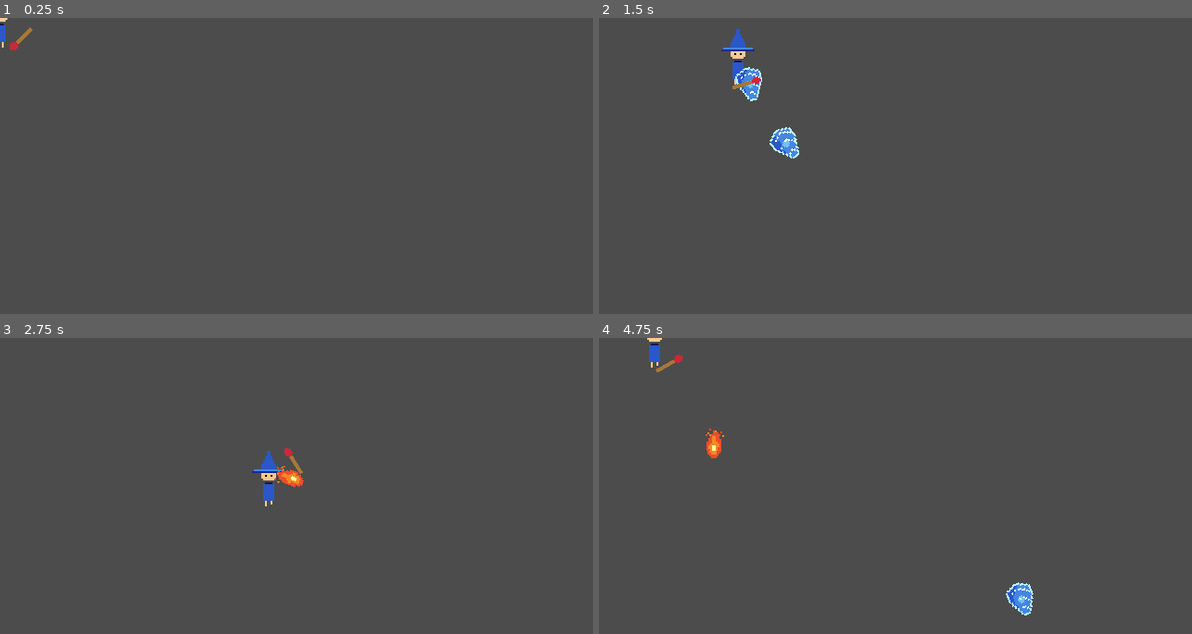
Above: before the commit, frames 1-4 (two rows, left to right).
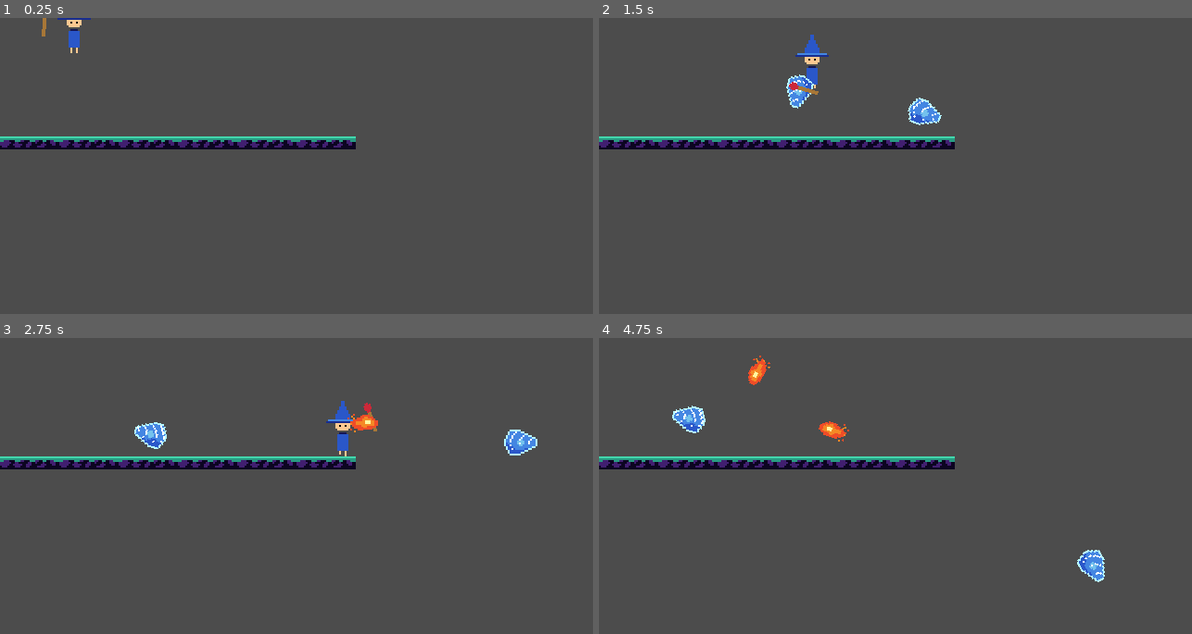
Above: after the commit, the same moments.

Repository: ihascats/godot_learning_organization
Game: Godot game, scene res://scenes/Main.tscn
Two runs of this game, one before a commit and one after it. Both use one fixed random seed, a clock stepped at 60 frames per second and the inputs below.
Inputs (mouse positions are in pixels of both pictures, inside the frame that each line leads up to):
- Up to frame 1 (0.25 s): no input
- Up to frame 2 (1.5 s): move the mouse to (1025, 151) at 0.52 s; hold D (right) 0.53-1.28 s; click (1025, 151) at 0.6 s; move the mouse to (776, 180) at 1.27 s; hold S (down) from 1.28 s (still down); click (776, 180) at 1.35 s
- Up to frame 3 (2.75 s): move the mouse to (355, 420) at 2.02 s; release S (down) at 2.03 s; hold D (right) from 2.03 s (still down); click (355, 420) at 2.1 s
- Up to frame 4 (4.75 s): move the mouse to (865, 545) at 2.77 s; release D (right) at 2.78 s; hold W (up) 2.78-3.53 s; click (865, 545) at 2.85 s; move the mouse to (1073, 530) at 3.52 s; hold A (left) from 3.53 s (still down); click (1073, 530) at 3.6 s; move the mouse to (717, 441) at 4.27 s; click (717, 441) at 4.35 s

The runs differ from the first frame. In frame 1, 3.0% of the frame differs, in the area x 0-60%, y 0-45%; in frame 2, 4.5%, in the area x 0-60%, y 3-48%; in frame 3, 4.4%; in frame 4, 4.5%.

Commit message:
Move player & spells into the main scene

Diff:
--- /dev/null
+++ b/scenes/Main.gd
@@ -0,0 +1,9 @@
+extends Node
+export var spells: PackedScene
+
+func new_projectile(direction: Vector2, position: Vector2, flip_v: bool):
+	var new_spell = spells.instance()
+	new_spell.direction = direction
+	new_spell.position = position
+	new_spell.flip_v = flip_v
+	add_child(new_spell)
--- a/scenes/Main.tscn
+++ b/scenes/Main.tscn
@@ -1,7 +1,45 @@
-[gd_scene load_steps=2 format=2]
+[gd_scene load_steps=7 format=2]
 
 [ext_resource path="res://scenes/character/BlueWizard.tscn" type="PackedScene" id=1]
+[ext_resource path="res://art_assets/tiles/temp_tile_obsidian_grass.png" type="Texture" id=2]
+[ext_resource path="res://scenes/spells/Base.tscn" type="PackedScene" id=3]
+[ext_resource path="res://scenes/Main.gd" type="Script" id=4]
+
+[sub_resource type="ConvexPolygonShape2D" id=1]
+points = PoolVector2Array( 32, 7, 0, 7, 0, 0, 32, 0 )
+
+[sub_resource type="TileSet" id=2]
+0/name = "temp_tile_obsidian_grass.png 0"
+0/texture = ExtResource( 2 )
+0/tex_offset = Vector2( 0, 0 )
+0/modulate = Color( 1, 1, 1, 1 )
+0/region = Rect2( 0, 0, 32, 7 )
+0/tile_mode = 0
+0/occluder_offset = Vector2( 0, 0 )
+0/navigation_offset = Vector2( 0, 0 )
+0/shape_offset = Vector2( 0, 0 )
+0/shape_transform = Transform2D( 1, 0, 0, 1, 0, 0 )
+0/shape = SubResource( 1 )
+0/shape_one_way = false
+0/shape_one_way_margin = 1.0
+0/shapes = [ {
+"autotile_coord": Vector2( 0, 0 ),
+"one_way": false,
+"one_way_margin": 1.0,
+"shape": SubResource( 1 ),
+"shape_transform": Transform2D( 1, 0, 0, 1, 0, 0 )
+} ]
+0/z_index = 0
 
 [node name="Main" type="Node"]
+script = ExtResource( 4 )
+spells = ExtResource( 3 )
 
 [node name="BlueWizard" parent="." instance=ExtResource( 1 )]
+position = Vector2( 40, 3 )
+
+[node name="TileMap" type="TileMap" parent="."]
+tile_set = SubResource( 2 )
+cell_size = Vector2( 32, 64 )
+format = 1
+tile_data = PoolIntArray( 65536, 0, 0, 65537, 0, 0, 65538, 0, 0, 65539, 0, 0, 65540, 0, 0, 65541, 0, 0 )
--- a/scenes/character/BlueWizard.gd
+++ b/scenes/character/BlueWizard.gd
@@ -1,34 +1,34 @@
 extends KinematicBody2D
 
-export (int) var speed = 100
-export (PackedScene) var spells
+export var speed: int = 60
 
 onready var fire_wand = $FireWand
 
 var velocity = Vector2()
 
 func get_input():
+
 	velocity = Vector2()
 	if Input.is_action_pressed("right"):
-		velocity.x += 1
+		velocity.x += speed
 	if Input.is_action_pressed("left"):
-		velocity.x -= 1
+		velocity.x -= speed
+	if Input.is_action_pressed("up"):
+		velocity.y -= speed
 	if Input.is_action_pressed("down"):
-		velocity.y += 1
-	if Input.is_action_pressed("up"):
-		velocity.y -= 1
+		velocity.y += speed
+
 	if Input.is_action_just_pressed("click"):
-		var new_spell = spells.instance()
-		new_spell.direction = get_local_mouse_position().normalized()
-		new_spell.position = fire_wand.position
-		new_spell.flip_v = fire_wand.flip_v
-		add_child(new_spell)
-	velocity = velocity.normalized() * speed
+		get_parent().new_projectile(
+			get_local_mouse_position().normalized(),
+			position + fire_wand.position,
+			fire_wand.flip_v
+			)
 
-func _physics_process(_delta):
+func _physics_process(delta):
+	fire_wand.position = get_local_mouse_position().normalized() * 16
+	fire_wand.look_at(get_global_mouse_position() + fire_wand.position)
 
-	fire_wand.position = get_local_mouse_position().normalized() * 16
-	fire_wand.look_at(get_global_mouse_position())
 	if fire_wand.position.x < 0:
 		fire_wand.flip_v = true
 	else:
@@ -40,7 +40,7 @@
 		fire_wand.z_index = 0
 
 	get_input()
-	velocity = move_and_slide(velocity)
+	velocity = move_and_slide(velocity * 100 * delta, Vector2.UP)
 	if velocity != Vector2.ZERO:
 		$AnimatedSprite.play("walk")
 	else:
--- a/scenes/character/BlueWizard.tscn
+++ b/scenes/character/BlueWizard.tscn
@@ -1,10 +1,9 @@
-[gd_scene load_steps=26 format=2]
+[gd_scene load_steps=25 format=2]
 
 [ext_resource path="res://scenes/character/blue_wizard_walking-Sheet.png" type="Texture" id=1]
 [ext_resource path="res://scenes/character/blue_wizard-Sheet.png" type="Texture" id=2]
 [ext_resource path="res://scenes/character/BlueWizard.gd" type="Script" id=3]
 [ext_resource path="res://scenes/character/fire_wand.png" type="Texture" id=4]
-[ext_resource path="res://scenes/spells/Base.tscn" type="PackedScene" id=5]
 
 [sub_resource type="AtlasTexture" id=1]
 atlas = ExtResource( 2 )
@@ -98,12 +97,11 @@
 
 [sub_resource type="CapsuleShape2D" id=20]
 radius = 4.0
-height = 18.0
+height = 22.0
 
 [node name="BlueWizard" type="KinematicBody2D"]
 collision_layer = 4
 script = ExtResource( 3 )
-spells = ExtResource( 5 )
 
 [node name="FireWand" type="Sprite" parent="."]
 texture = ExtResource( 4 )
@@ -111,7 +109,7 @@
 [node name="AnimatedSprite" type="AnimatedSprite" parent="."]
 frames = SubResource( 19 )
 animation = "idle"
-playing = true
 
 [node name="CollisionShape2D" type="CollisionShape2D" parent="."]
+position = Vector2( 0, 1 )
 shape = SubResource( 20 )
--- a/scenes/spells/Base.tscn
+++ b/scenes/spells/Base.tscn
@@ -7,6 +7,7 @@
 
 [node name="Base" type="RigidBody2D"]
 collision_layer = 2
+gravity_scale = 0.0
 script = ExtResource( 1 )
 __meta__ = {
 "_edit_group_": true
--- a/scenes/spells/resources/Waterspike.tres
+++ b/scenes/spells/resources/Waterspike.tres
@@ -38,4 +38,5 @@
 id = 1
 damage = 4
 collision_radius = 8
-speed = 200
+speed = 300
+gravity_scale = 0
Binary file added: art_assets/tiles/temp_tile_obsidian_grass.png
Not shown, added: art_assets/tiles/temp_tile_obsidian_grass.png.import
